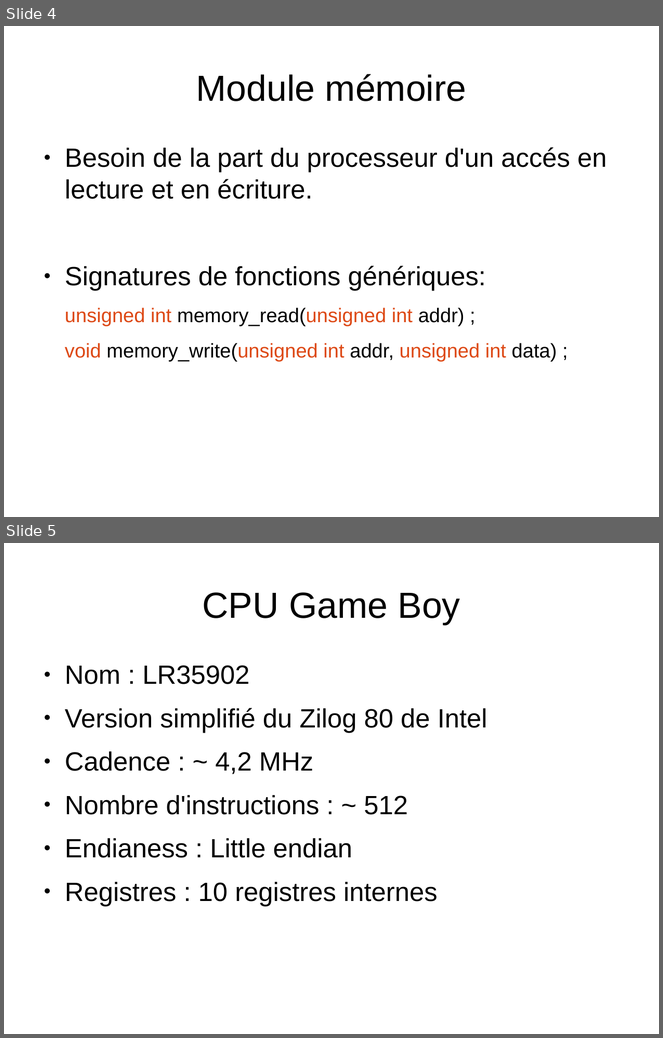
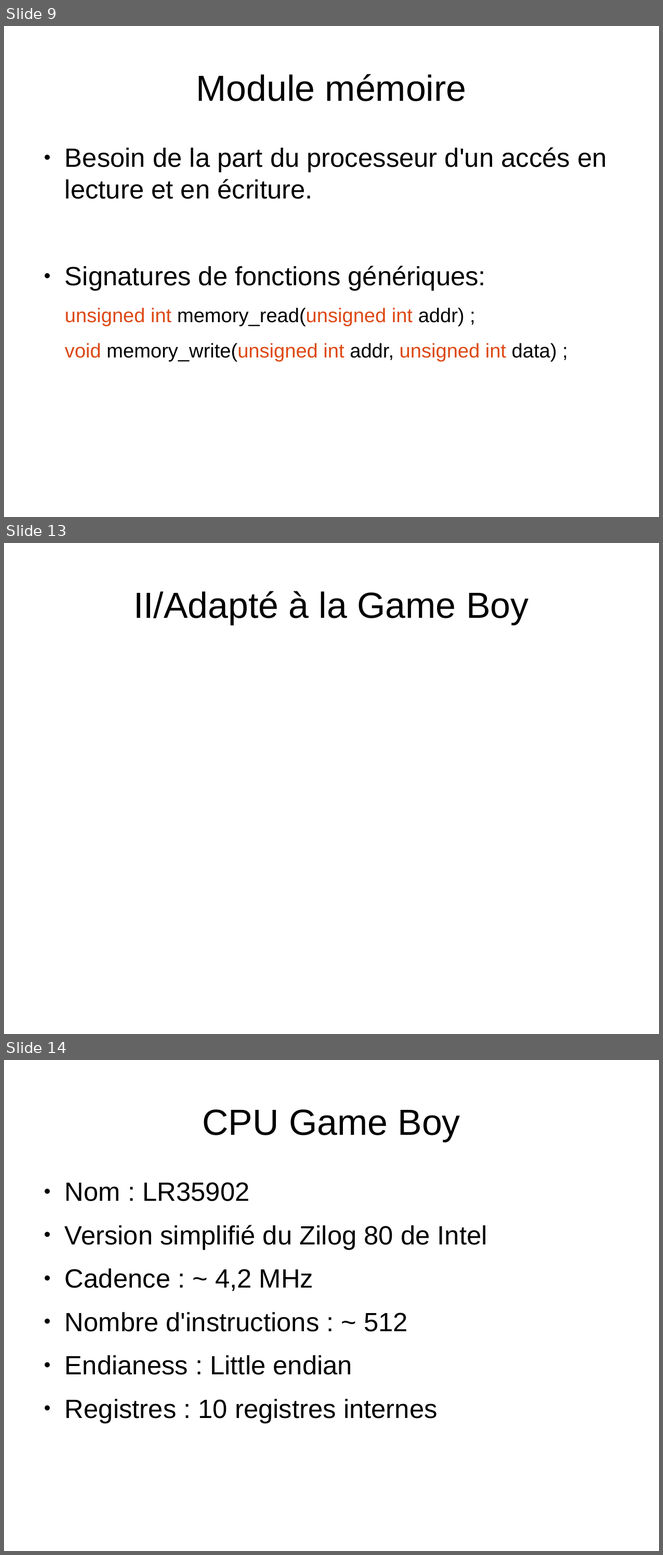
Before and after one commit to joakim-d/GroBoy, a slide deck: documents_TER/soutenance.odp. Shown one above the other, each under a label of ours: slides 4 and 5 before the commit, slides 9, 13 and 14 after it; the slides between them are not shown. The pictures are 663x1038 and 663x1555 pixels, drawn with LibreOffice and Linux fonts; fonts in the diff are those of the drawing. Boxes give left, top, right and bottom in pixels: in the first picture for what was removed or moved away, otherwise in the second. Text is boxed around its words. In the diff, an @@ line names an element or a change of style, - is before the commit and + after.

```diff
--- a/documents_TER/soutenance.odp
+++ b/documents_TER/soutenance.odp
@@ slide 13 added at [4,543,659,1034], background #FFFFFF @@
@@ title added at [133,591,529,625], 44 pt, text #000000 @@
+II/Adapté à la Game Boy
@@ what was slide 4 is now slide 9 @@
@@ what was slide 5 is now slide 14 @@
```
Also in this commit, not shown: 2 slides changed, 23 other slides added.
